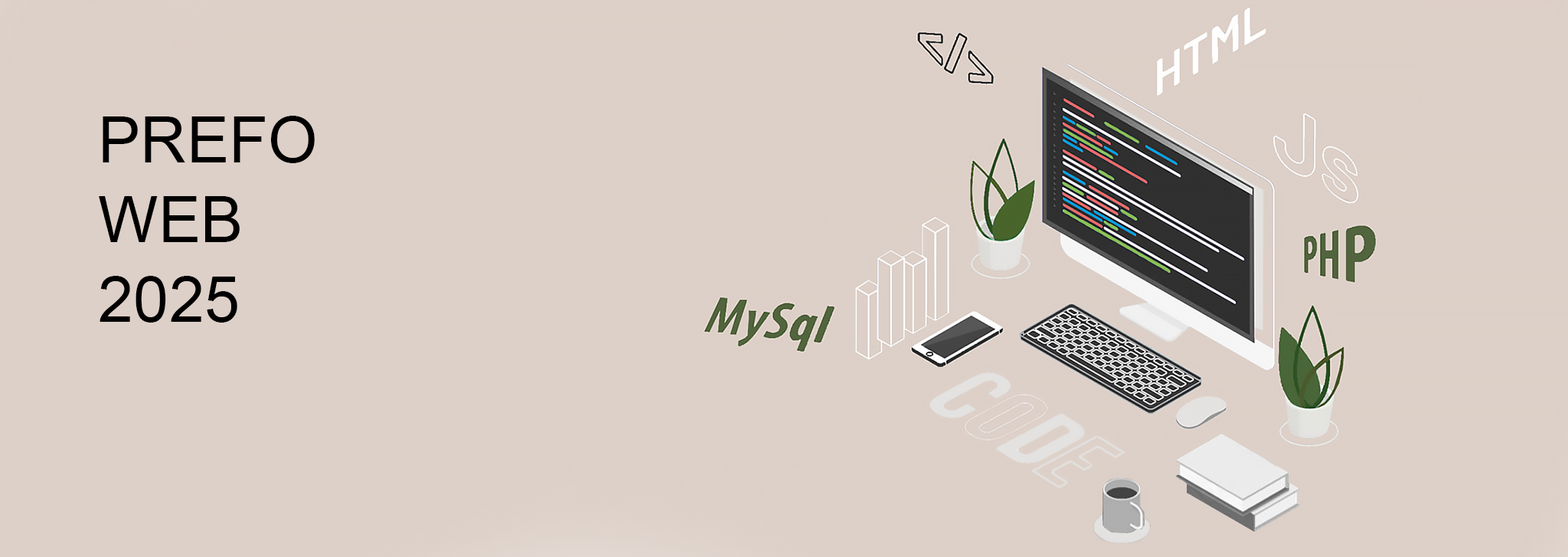
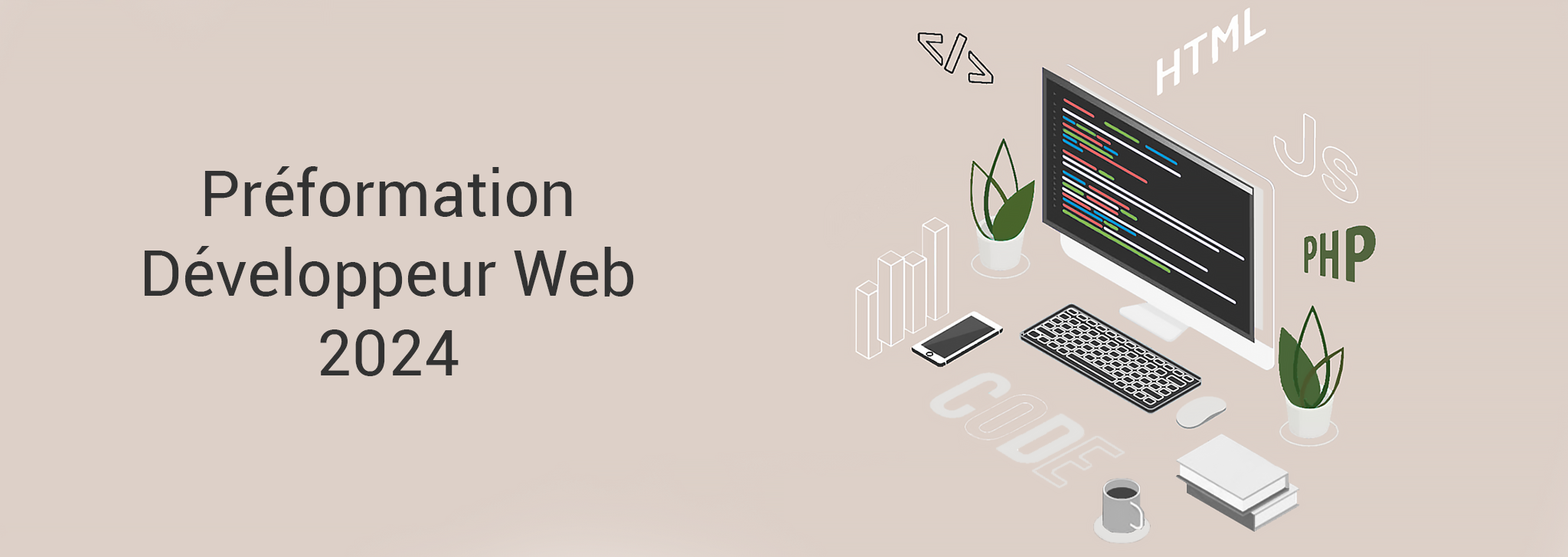
Two versions of the same layered image (1568px x 557px). Layer-by-layer changes:
renamed "PREFO WEB 2025" to "Préformation Développeur Web 2024", painted on it over [98, 115, 634, 376]
painted on "Calque 4" over [702, 295, 837, 353]
